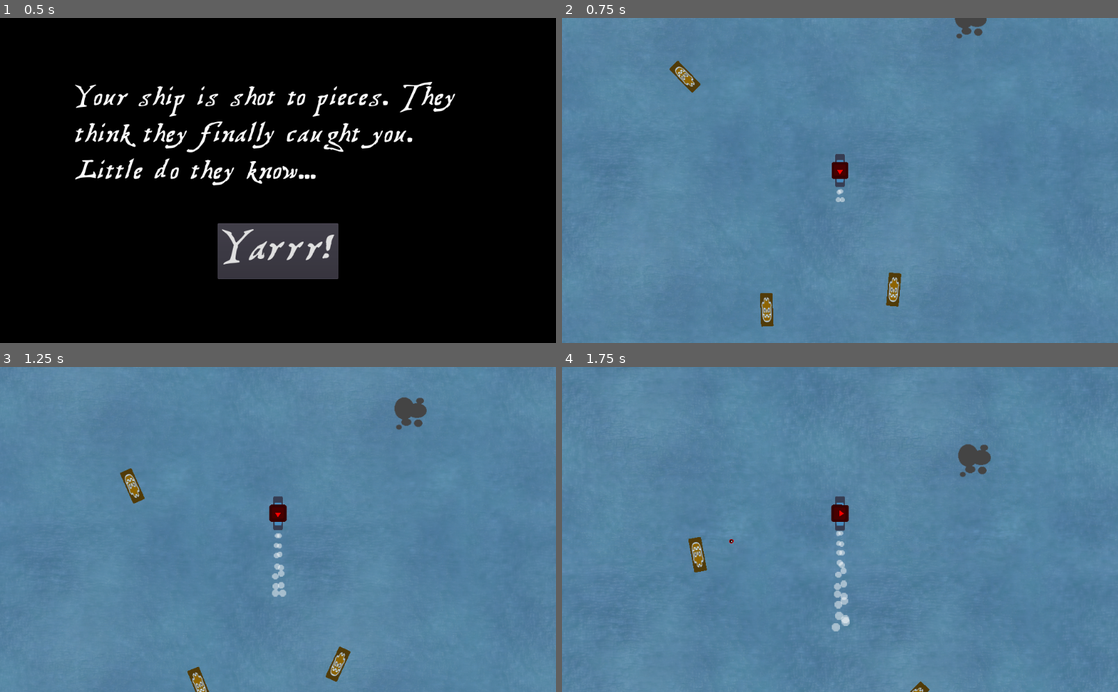
Above: before the commit, frames 1-4 (two rows, left to right).
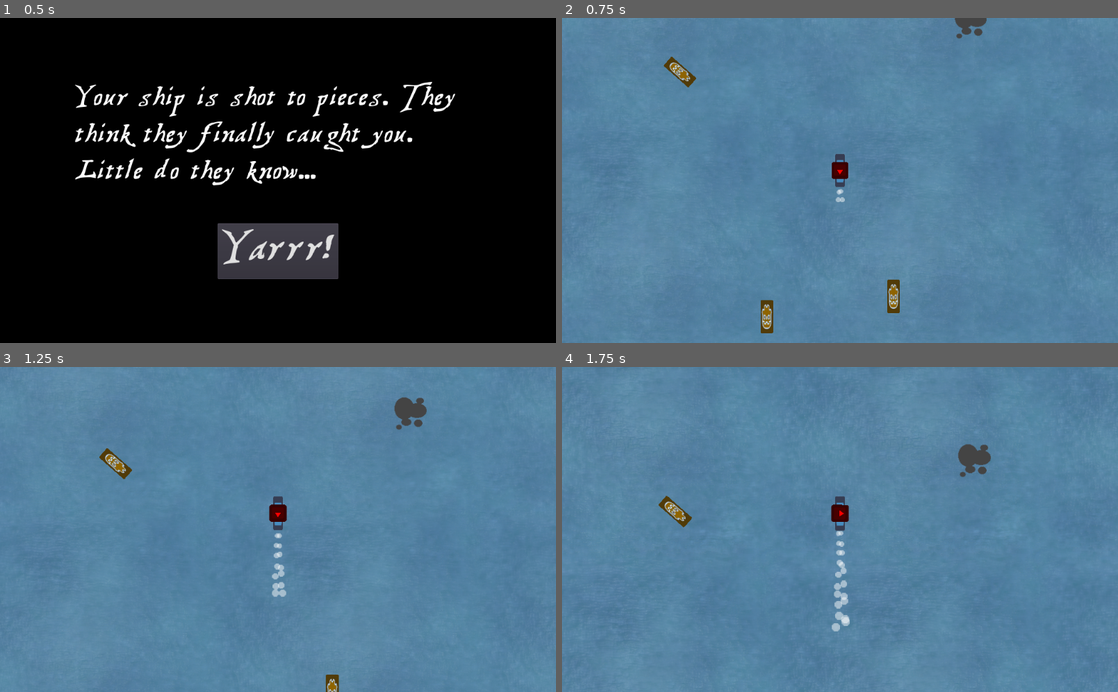
Above: after the commit, the same moments.

Repository: HedgeLizards/grappling
Game: Godot game, scene res://scenes/Menu.tscn
Same seed, same stepped clock (60 frames per second), same inputs: the game is played once before the commit and once after it. The engine's default icon, where the game draws it, is replaced by a stand-in: a white triangle on a blue panel in a dark square.
Inputs (mouse positions are in pixels of both pictures, inside the frame that each line leads up to):
- Up to frame 1 (0.5 s): no input
- Up to frame 2 (0.75 s): click "Yarrr!" at 0.5 s
- Up to frame 3 (1.25 s): no input
- Up to frame 4 (1.75 s): move the mouse to (962, 513) at 1.27 s; tap H (hunt) at 1.35 s; click (962, 513) at 1.42 s

Frame 1 is identical in both runs. In frame 2, 0.7% of the frame differs, in the area x 18-62%, y 11-98%; in frame 3, 0.9%, in the area x 17-64%, y 25-100%; in frame 4, 0.6%.
Error after the commit: Parse Error: Can't preload resource at path: res://scenes/Wreck.tscn (res://scripts/Ship.gd:13)

Commit message:
explosions!

Diff:
--- a/project.godot
+++ b/project.godot
@@ -24,6 +24,7 @@
 
 [display]
 
+window/size/fullscreen=true
 window/energy_saving/keep_screen_on=false
 
 [gui]
--- a/scenes/Main.tscn
+++ b/scenes/Main.tscn
@@ -13,6 +13,7 @@
 [node name="Main" type="Node2D"]
 
 [node name="Environment" type="Node2D" parent="."]
+z_index = -1000
 script = ExtResource( 8 )
 
 [node name="Sea" type="TextureRect" parent="Environment"]
--- a/scripts/Ship.gd
+++ b/scripts/Ship.gd
@@ -10,6 +10,7 @@
 var shoot_cooldown = 0
 
 const Bullet = preload("res://scenes/Bullet.tscn")
+const Wreck = preload("res://scenes/Wreck.tscn")
 
 func rad_gt(a, b):
 	var d = fposmod(a - b, 2*PI)
@@ -96,4 +97,7 @@
 		drot = 0#rand_range(-0.3, 0.3)
 
 func die():
+	var wreck = Wreck.instance()
+	wreck.transform = transform
+	get_parent().add_child(wreck)
 	queue_free()
Not shown, added: assets/effects/cannonshot00.png.import
Not shown, added: assets/effects/cannonshot01.png.import
Not shown, added: assets/effects/cannonshot02.png.import
Not shown, added: assets/effects/cannonshot03.png.import
Not shown, added: assets/effects/cannonshot04.png.import
Not shown, added: assets/effects/cannonshot05.png.import
Not shown, added: assets/effects/cannonshot06.png.import
Not shown, added: assets/effects/cannonshot07.png.import
Not shown, added: assets/effects/cannonshot08.png.import
Not shown, added: assets/effects/cannonshot09.png.import
Not shown, added: assets/effects/cannonshot10.png.import
Not shown, added: assets/effects/cannonshot11.png.import
(and 31 more such lines)
